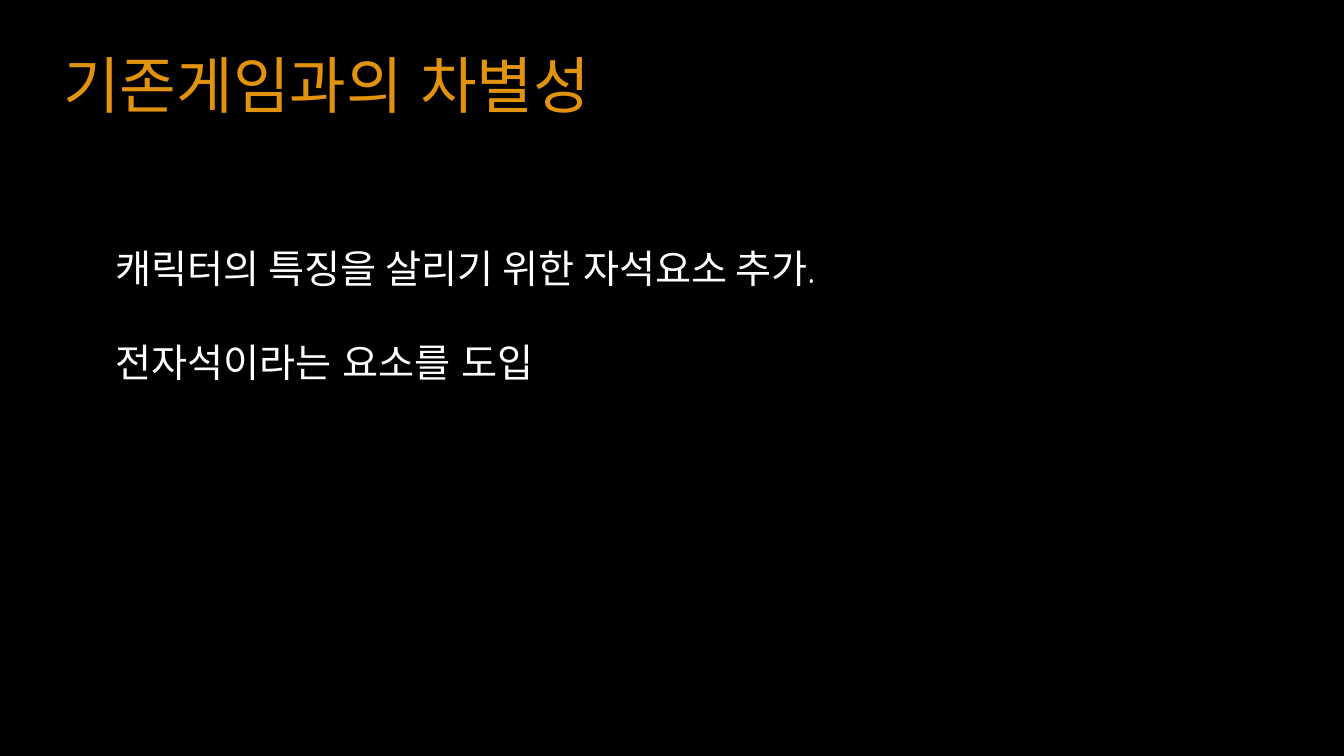
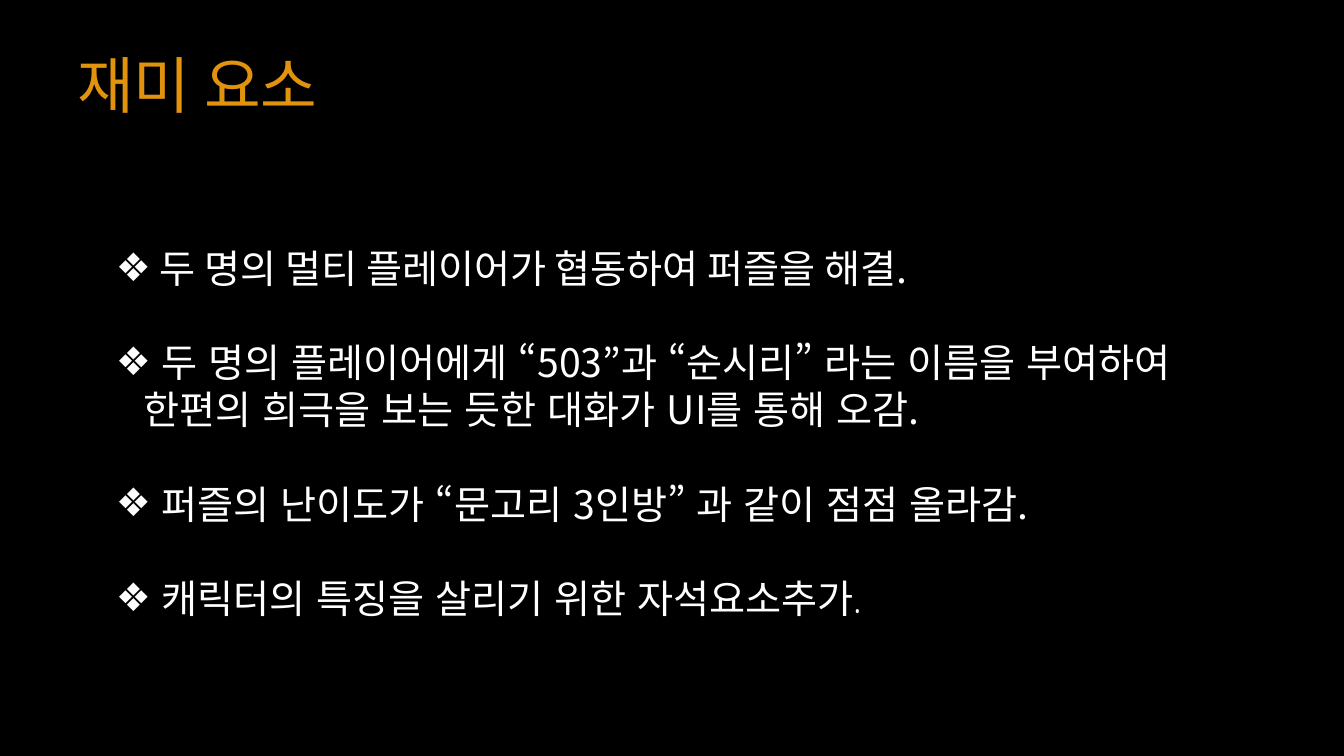
Before and after one commit to YKTeam/Room503, a slide deck: slide 5 of Document/Escape Cube(가제) ppt.pptx (slide 4 before the commit). Drawn at 1344x756 pixels with LibreOffice and Linux fonts; fonts in the diff are those of the drawing. Boxes give left, top, right and bottom in pixels: in the first picture for what was removed or moved away, otherwise in the second. Text is boxed around its words. In the diff, an @@ line names an element or a change of style, - is before the commit and + after.

Commit message:
17.12.01 수정
need 추가
컨셉 추가

```diff
--- a/Document/Escape Cube(가제) ppt.pptx
+++ b/Document/Escape Cube(가제) ppt.pptx
@@ text at box(77, 57, 317, 113): text changed; font Quicksand to Noto Sans CJK KR @@
-기존게임과의 차별성
+재미 요소
@@ text at box(144, 250, 1170, 617): text changed @@
-캐릭터의 특징을 살리기 위한 자석요소 추가.
-전자석이라는 요소를 도입
+❖ 두 명의 멀티 플레이어가 협동하여 퍼즐을 해결.
+❖ 두 명의 플레이어에게 “503”과 “순시리” 라는 이름을 부여하여 한편의 희극을 보는 듯한 대화가 UI를 통해 오감.
+❖ 퍼즐의 난이도가 “문고리 3인방” 과 같이 점점 올라감.
+❖ 캐릭터의 특징을 살리기 위한 자석요소추가.
```
Also in this commit, not shown: 9 other slides changed, 6 slides added, 3 slides removed.
